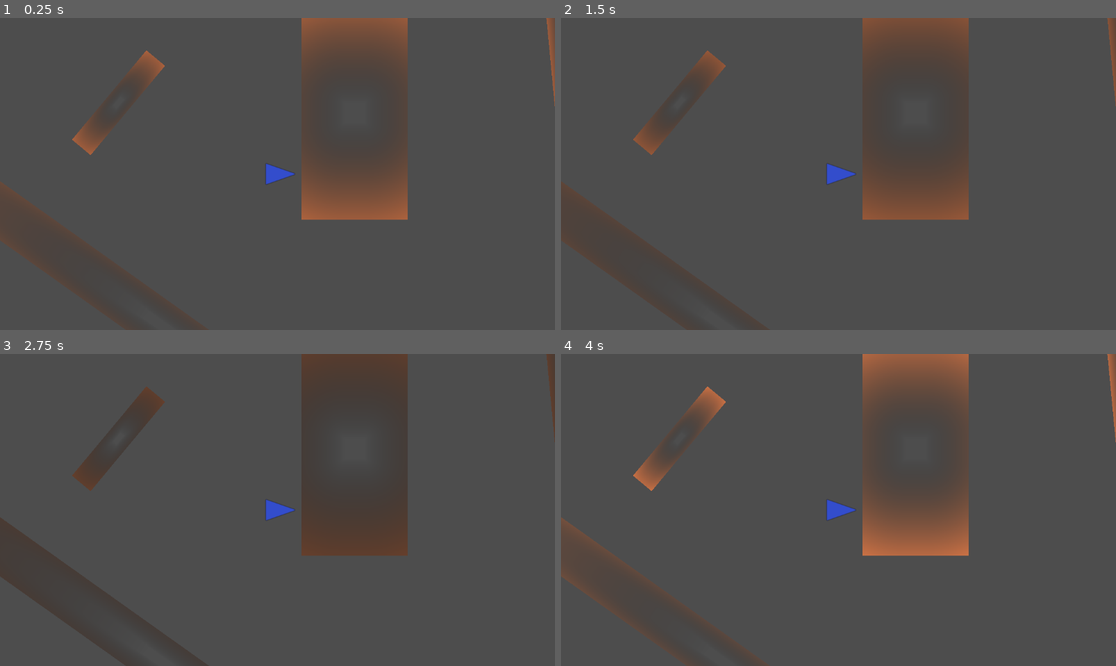
Above: before the commit, frames 1-4 (two rows, left to right).
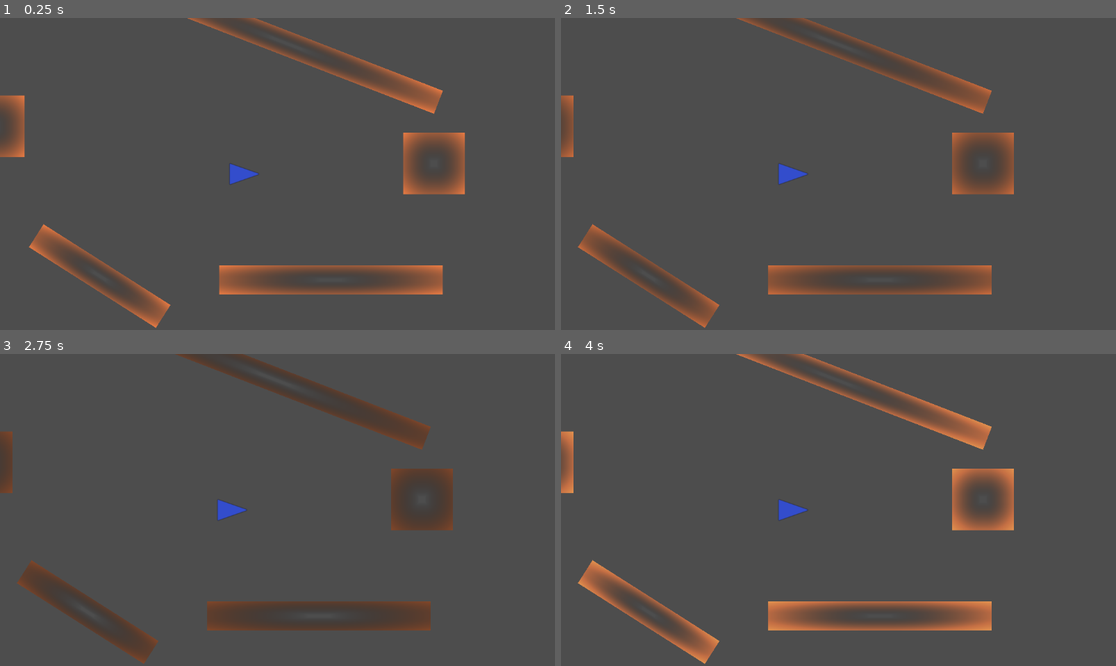
Above: after the commit, the same moments.

Repository: ianstranathan/shoo-tay-shoo-tay
Game: Godot game, scene res://main.tscn
The game is run twice, just before and just after one commit, with the same random seed, the same clock (stepped at 60 frames per second) and the same inputs. The engine's default icon, where the game draws it, is replaced by a stand-in: a white triangle on a blue panel in a dark square.
Inputs:
- Up to frame 1 (0.25 s): no input
- Up to frame 2 (1.5 s): no input
- Up to frame 3 (2.75 s): no input
- Up to frame 4 (4 s): no input

The runs differ from the first frame. In frame 1, 14% of the frame differs, in the area x 0-100%, y 0-100%; in frame 2, 11%; in frame 3, 12%; in frame 4, 15%.

Commit message:
shootay mechanic first

Diff:
--- /dev/null
+++ b/camera/cam.gd
@@ -0,0 +1,11 @@
+extends Camera2D
+
+@export var target: Player
+
+
+func _ready() -> void:
+	assert( target )
+
+
+func _physics_process(delta: float) -> void:
+	global_position = global_position.move_toward(target.global_position + target.look_ahead_position(), 5.)
--- /dev/null
+++ b/components/shootay_collision_component.gd
@@ -0,0 +1,18 @@
+extends Node
+
+class_name ShootayCollisionComponent
+
+
+@export var affected_physics_body: PhysicsBody2D
+
+func _ready() -> void:
+	assert(affected_physics_body)
+
+
+func set_shootay_collision_mask(shootay_value: ShootayGlobals.ShootayValues):
+	if shootay_value == ShootayGlobals.ShootayValues.REFLECT:
+		affected_physics_body.set_collision_layer_value(ShootayGlobals.reflection_layer, true)
+		affected_physics_body.set_collision_layer_value(ShootayGlobals.transmission_layer, false)
+	elif shootay_value == ShootayGlobals.ShootayValues.TRANSMIT:
+		affected_physics_body.set_collision_layer_value(ShootayGlobals.transmission_layer, true)
+		affected_physics_body.set_collision_layer_value(ShootayGlobals.reflection_layer, false)
--- /dev/null
+++ b/components/shootay_color_component.gd
@@ -0,0 +1,19 @@
+extends Node
+
+class_name ShootayColorComponent
+
+@export var sprite: Sprite2D
+@export var reflect_col: Color = Color(1.0, 0.5, 0.25, 1.0)
+@export var transmit_col: Color = Color(0.4, 0.7, 1.0, 1.0)
+
+func _ready() -> void:
+	assert(sprite)
+
+
+# -- so, this => all shaders that are shootay applicable (material is on something
+#                that can interact with a shootay) must have src_col as a uniform
+func set_shootay_visual(shootay_value: ShootayGlobals.ShootayValues):
+	sprite.material.set_shader_parameter(
+		"src_col",
+		reflect_col if shootay_value == ShootayGlobals.ShootayValues.REFLECT else transmit_col
+	)
--- a/components/shootay_component.gd
+++ /dev/null
@@ -1,17 +0,0 @@
-extends Node
-
-class_name ShootayComponent
-
-enum ShootayValues{
-	REFLECT,
-	TRANSMIT
-}
-
-var shootay_val
-
-@export var reflect_col: Color = Color(1.0, 0.5, 0.25, 1.0)
-@export var transmit_col: Color = Color(0.5, 1.0, 0.25, 1.0)
-@export var sprite: Sprite2D
-
-func _ready() -> void:
-	assert(sprite)
--- a/main.tscn
+++ b/main.tscn
@@ -1,8 +1,9 @@
-[gd_scene load_steps=4 format=3 uid="uid://cnjs673hgk6wm"]
+[gd_scene load_steps=5 format=3 uid="uid://cnjs673hgk6wm"]
 
 [ext_resource type="Script" uid="uid://dh3eb0dp4nb87" path="res://level.gd" id="1_0xm2m"]
 [ext_resource type="PackedScene" uid="uid://c2eah12q8mrq" path="res://player/player.tscn" id="1_ig7tw"]
 [ext_resource type="PackedScene" uid="uid://cj04j618yr5oc" path="res://wall/wall.tscn" id="2_h2yge"]
+[ext_resource type="Script" uid="uid://dbx6y30r5vrjs" path="res://camera/cam.gd" id="4_1bvp3"]
 
 [node name="Main" type="Node"]
 
@@ -10,23 +11,27 @@
 script = ExtResource("1_0xm2m")
 
 [node name="Wall" parent="Level" instance=ExtResource("2_h2yge")]
-position = Vector2(641, 39)
-rotation = 1.47685
-scale = Vector2(-109.657, 0.217309)
+position = Vector2(400, -22)
 
 [node name="Wall2" parent="Level" instance=ExtResource("2_h2yge")]
-position = Vector2(160, -127)
+position = Vector2(94, -271)
+rotation = 0.369476
+scale = Vector2(5.28, 0.399999)
 
 [node name="Wall3" parent="Level" instance=ExtResource("2_h2yge")]
-position = Vector2(-330, -148)
-rotation = 0.694138
-scale = Vector2(0.22869, 0.542734)
+position = Vector2(-514, -99)
 
 [node name="Wall4" parent="Level" instance=ExtResource("2_h2yge")]
-position = Vector2(-193, 349)
-rotation = -0.951975
-scale = Vector2(0.455968, 4.43747)
+position = Vector2(-294, 212)
+rotation = 0.566727
+scale = Vector2(-2.44, 0.44)
 
-[node name="Camera2D" type="Camera2D" parent="."]
+[node name="Wall5" parent="Level" instance=ExtResource("2_h2yge")]
+position = Vector2(186, 220)
+scale = Vector2(3.63075, 0.466282)
 
 [node name="Player" parent="." instance=ExtResource("1_ig7tw")]
+
+[node name="Camera2D" type="Camera2D" parent="." node_paths=PackedStringArray("target")]
+script = ExtResource("4_1bvp3")
+target = NodePath("../Player")
--- /dev/null
+++ b/particle_effects/reflect_impact.tscn
@@ -0,0 +1,44 @@
+[gd_scene load_steps=8 format=3 uid="uid://cs31i6qkf742h"]
+
+[ext_resource type="Texture2D" uid="uid://c6jglv68yh3bv" path="res://assets/floaty_64.png" id="1_q4a5p"]
+
+[sub_resource type="CanvasItemMaterial" id="CanvasItemMaterial_q4a5p"]
+blend_mode = 1
+particles_animation = true
+particles_anim_h_frames = 7
+particles_anim_v_frames = 7
+particles_anim_loop = true
+
+[sub_resource type="Gradient" id="Gradient_q4a5p"]
+colors = PackedColorArray(1, 1, 1, 1, 1, 1, 1, 0.221)
+
+[sub_resource type="GradientTexture1D" id="GradientTexture1D_dcbg8"]
+gradient = SubResource("Gradient_q4a5p")
+
+[sub_resource type="Curve" id="Curve_o3p7k"]
+_data = [Vector2(0, 1), 0.0, 0.0, 0, 0, Vector2(1, 0.168539), 0.0, 0.0, 0, 0]
+point_count = 2
+
+[sub_resource type="CurveTexture" id="CurveTexture_5woo4"]
+curve = SubResource("Curve_o3p7k")
+
+[sub_resource type="ParticleProcessMaterial" id="ParticleProcessMaterial_q4a5p"]
+particle_flag_disable_z = true
+initial_velocity_min = 200.0
+initial_velocity_max = 300.0
+gravity = Vector3(0, 0, 0)
+scale_min = 3.0
+scale_max = 5.0
+scale_curve = SubResource("CurveTexture_5woo4")
+color_ramp = SubResource("GradientTexture1D_dcbg8")
+
+[node name="ReflectImpact" type="GPUParticles2D"]
+material = SubResource("CanvasItemMaterial_q4a5p")
+emitting = false
+amount = 12
+texture = ExtResource("1_q4a5p")
+one_shot = true
+speed_scale = 2.0
+explosiveness = 0.7
+randomness = 0.4
+process_material = SubResource("ParticleProcessMaterial_q4a5p")
--- a/player/aim_visual/aim_visual.gdshader
+++ b/player/aim_visual/aim_visual.gdshader
@@ -32,7 +32,7 @@
 	p.x = mod1(p.x, 0.8);
 	float mask = sdMoon(p, -0.25 + 0.2 * UV.x * UV.x, 0.4, 0.4);
 	float sm_mask = 1. - smoothstep(0., 0.1, mask);
-	vec3 col = vec3(0., 1., 0.) + abs(sin(UV.x - 4. * TIME));
+	vec3 col = vec3(1.0) + abs(sin(2. * UV.x - 6. * TIME));
 	col *= sm_mask;
 	float _alpha = (0.5 * _scale + 0.1) * sm_mask * mix(1., 0.1, UV.x);
 	COLOR = vec4(col, _alpha);
--- a/player/player.gd
+++ b/player/player.gd
@@ -1,4 +1,6 @@
 extends CharacterBody2D
+
+class_name Player
 
 @export_category("Movement")
 var move_dir: Vector2 = Vector2.ZERO
@@ -8,20 +10,16 @@
 @export var aiming_sprite: Sprite2D
 @export var shooting_line_scale: float = 3.0
 @onready var tex_size :Vector2i = $Sprite2D.texture.get_size()
+@export var look_ahead_dist = 100.0
 
-
-@onready var player_sprite_tex_size: Vector2i = $Sprite2D.texture.get_size()
 # ------------------------------------
+@onready var _player_tex_size: Vector2 = $Sprite2D2.texture.get_size()
 
 var _aim_dir: Vector2 = Vector2.RIGHT
 var _last_aim_dir := _aim_dir
 
-var shootay: PackedScene = preload("res://shootay/shootay.tscn")
+var shootay_scene: PackedScene = preload("res://shootay/shootay.tscn")
 
-enum ShootayValues{
-	REFLECT,
-	TRANSMIT
-}
 
 func _ready() -> void:
 	assert(aiming_sprite)
@@ -50,6 +48,11 @@
 
 
 func _physics_process(delta: float) -> void:
+	if Input.is_action_just_pressed("shoot reflect"):
+		shoot_shootay(ShootayGlobals.ShootayValues.REFLECT)
+	elif Input.is_action_just_pressed("shoot transmit"):
+		shoot_shootay(ShootayGlobals.ShootayValues.TRANSMIT)
+
 	# ---------------------------- Turn
 	var dir = _last_aim_dir.normalized();
 	var angle = Vector2.RIGHT.angle_to( dir )
@@ -64,12 +67,15 @@
 	$Sprite2D.material.set_shader_parameter("is_flashing", 1.0 if b else 0.0)
 
 
-
-func _input(event: InputEvent) -> void:
-	if event.is_action_pressed("shoot reflect"):
-		pass#shoot_shootay(ShootayValues.REFLECT)
+func look_ahead_position() -> Vector2:
+	return look_ahead_dist * _last_aim_dir.normalized()
 
 
-#func shoot_shootay(v:ShootayValues):
-	#var shootay_scene = shootay.instantiate()
-	#shootay_scene.
+func shoot_shootay(shootay_value:ShootayGlobals.ShootayValues):
+	var shootay = shootay_scene.instantiate()
+	get_tree().root.add_child(shootay)
+	# -- offset it past the player
+	shootay.global_position = (global_position +
+							   _last_aim_dir.normalized() * _player_tex_size.x / 2.0)
+	# -- shoot
+	shootay.shoot(_last_aim_dir, shootay_value)
--- a/player/player.tscn
+++ b/player/player.tscn
@@ -15,6 +15,8 @@
 shader_parameter/_scale = 1.0
 
 [node name="Player" type="CharacterBody2D" node_paths=PackedStringArray("aiming_sprite")]
+collision_layer = 2
+collision_mask = 13
 script = ExtResource("1_yw30f")
 aiming_sprite = NodePath("Sprite2D2")
 
@@ -30,8 +32,6 @@
 
 [node name="DamageFlashingTimer" type="Timer" parent="."]
 
-[node name="Camera2D" type="Camera2D" parent="."]
-
 [node name="Sprite2D2" type="Sprite2D" parent="."]
 material = SubResource("ShaderMaterial_qjkh3")
 texture = ExtResource("1_rkbax")
--- a/project.godot
+++ b/project.godot
@@ -14,6 +14,15 @@
 run/main_scene="uid://cnjs673hgk6wm"
 config/features=PackedStringArray("4.4", "Forward Plus")
 config/icon="res://icon.svg"
+
+[autoload]
+
+ShootayGlobals="*res://singletons/shootay_globals.gd"
+
+[global_group]
+
+Reflect=""
+Transmit=""
 
 [input]
 
@@ -72,3 +81,10 @@
 "events": [Object(InputEventKey,"resource_local_to_scene":false,"resource_name":"","device":-1,"window_id":0,"alt_press …(195 unchanged characters)…
 ]
 }
+
+[layer_names]
+
+2d_physics/layer_1="Level"
+2d_physics/layer_2="Player"
+2d_physics/layer_3="ShootayReflect"
+2d_physics/layer_4="ShootayTransmit"
--- a/shootay/shootay.gd
+++ b/shootay/shootay.gd
@@ -1,14 +1,74 @@
 extends Node2D
 
+class_name Shootay
+
+var shootay_value: ShootayGlobals.ShootayValues
 
 var vel: Vector2 = Vector2.ZERO
-var accl: Vector2 = Vector2.ZERO
-
+var dist: float = 0.0
+@export var MAX_DISTANCE: float = 10000
+@export var SHOOTING_SPEED: float = 600.0
 @onready var ray = $RayCast2D
 
-func _ready() -> void:
-	$Area2D.body_entered.connect( transmit_or_reflect )
 
-func transmit_or_reflect( body ) -> void:
-	if body.is_in_group( "reflect" ):
+#func _ready() -> void:
+	#$Area2D.area_entered.connect( on_area_entered )
+
+
+func _physics_process(delta: float) -> void:
+	var delta_pos = vel * delta
+	dist += delta_pos.length()
+	global_position += delta_pos
+	if dist > MAX_DISTANCE:
+		queue_free()
+
+	if ray.is_colliding():
 		vel = vel.bounce(ray.get_collision_normal())
+		rotation_from_velocity_vector( vel )
+
+
+#func on_area_entered( area: Area2D ):
+	#if area.get_parent() is Shootay and area.get_parent().shootay_value != shootay_value:
+		#explode()
+
+
+func shoot(dir: Vector2, _shootay_val: ShootayGlobals.ShootayValues):
+	shootay_value = _shootay_val
+	$ShootayColorComponent.set_shootay_visual( shootay_value )
+	set_shootay_collision_layer()
+	vel = dir.normalized() * SHOOTING_SPEED
+	rotation_from_velocity_vector( dir )
+
+
+func rotation_from_velocity_vector(dir: Vector2):
+	var angle = Vector2.RIGHT.angle_to( dir )
+	global_rotation = angle
+
+
+func set_shootay_collision_layer():
+	var _layer_to_turn_on: ShootayGlobals.ShootayValues
+	var _layer_to_turn_off: ShootayGlobals.ShootayValues
+
+	if shootay_value == ShootayGlobals.ShootayValues.REFLECT:
+		_layer_to_turn_on = ShootayGlobals.reflection_layer
+		_layer_to_turn_off = ShootayGlobals.transmission_layer
+	else:
+		_layer_to_turn_on = ShootayGlobals.transmission_layer
+		_layer_to_turn_off = ShootayGlobals.reflection_layer
+
+	$Area2D.set_collision_layer_value(_layer_to_turn_on, true)
+	$Area2D.set_collision_layer_value(_layer_to_turn_off, false)
+	ray.set_collision_mask_value(_layer_to_turn_on, true)
+	ray.set_collision_mask_value(_layer_to_turn_off, false)
+
+#func resolve_raycast_collision(_collider: CollisionObject2D):
+	# var _layer = _collider.collision_layer
+	# -- if the shootay is a reflection shootay && the
+	# -- coll object is a reflection object (color  and collision match the
+	# -- shootay's, reflect, otherwise, transmit
+	#if (shootay_value == ShootayGlobals.ShootayValues.REFLECT and
+		#_layer == ShootayGlobals.reflection_layer):
+
+
+func explode():
+	pass
--- a/shootay/shootay.tscn
+++ b/shootay/shootay.tscn
@@ -1,11 +1,12 @@
-[gd_scene load_steps=8 format=3 uid="uid://dk0m7l3rcqawa"]
+[gd_scene load_steps=9 format=3 uid="uid://dk0m7l3rcqawa"]
 
 [ext_resource type="Script" uid="uid://bjredwy06qa1w" path="res://shootay/shootay.gd" id="1_d4aeq"]
 [ext_resource type="Texture2D" uid="uid://b1w0gbwdaabal" path="res://shootay/01.png" id="1_dwr3s"]
 [ext_resource type="Shader" uid="uid://cv51ksm2y24ik" path="res://shootay/shootay.gdshader" id="1_ht0ly"]
+[ext_resource type="Script" uid="uid://cexxvyi72nkrp" path="res://components/shootay_color_component.gd" id="4_vvgca"]
 
-[sub_resource type="CircleShape2D" id="CircleShape2D_b1vgx"]
-radius = 16.1245
+[sub_resource type="CapsuleShape2D" id="CapsuleShape2D_vvgca"]
+height = 68.0
 
 [sub_resource type="FastNoiseLite" id="FastNoiseLite_ht0ly"]
 
@@ -13,25 +14,37 @@
 noise = SubResource("FastNoiseLite_ht0ly")
 
 [sub_resource type="ShaderMaterial" id="ShaderMaterial_d4aeq"]
+resource_local_to_scene = true
 shader = ExtResource("1_ht0ly")
 shader_parameter/noiseTexture = SubResource("NoiseTexture2D_d4aeq")
 shader_parameter/instance_time_seed = 0.0
 shader_parameter/noise_seed = 0.0
-shader_parameter/src_col = Color(1, 0.5, 0.25, 1)
+shader_parameter/src_col = Color(0.401419, 0.677749, 0.986424, 1)
 
-[node name="Node2D" type="Node2D"]
+[node name="Shootay" type="Node2D"]
 script = ExtResource("1_d4aeq")
 
 [node name="Area2D" type="Area2D" parent="."]
+collision_layer = 4
+collision_mask = 15
 
 [node name="CollisionShape2D" type="CollisionShape2D" parent="Area2D"]
-shape = SubResource("CircleShape2D_b1vgx")
+position = Vector2(0, -4)
+rotation = 1.5708
+shape = SubResource("CapsuleShape2D_vvgca")
 
 [node name="Sprite2D" type="Sprite2D" parent="."]
 material = SubResource("ShaderMaterial_d4aeq")
+scale = Vector2(3, 2)
 texture = ExtResource("1_dwr3s")
 
 [node name="RayCast2D" type="RayCast2D" parent="."]
-enabled = false
 target_position = Vector2(40, 0)
+collision_mask = 2
 collide_with_areas = true
+metadata/_edit_group_ = true
+
+[node name="ShootayColorComponent" type="Node" parent="." node_paths=PackedStringArray("sprite")]
+script = ExtResource("4_vvgca")
+sprite = NodePath("../Sprite2D")
+metadata/_custom_type_script = "uid://cexxvyi72nkrp"
--- /dev/null
+++ b/singletons/shootay_globals.gd
@@ -0,0 +1,12 @@
+extends Node
+
+
+var reflection_layer: int = 3
+var transmission_layer: int = 4
+
+enum ShootayValues{
+	REFLECT,
+	TRANSMIT
+}
+
+@onready var valid_shootay_vals = ShootayValues.values()
--- a/wall/wall.gd
+++ b/wall/wall.gd
@@ -1 +1,15 @@
 extends Node2D
+
+
+@export_enum("REFLECT", "TRANSMIT") var shootay_value: int:
+	set = set_shootay_components
+
+
+func _ready() -> void:
+	set_shootay_components( shootay_value )
+
+
+func set_shootay_components(val:int):
+	assert( val in ShootayGlobals.valid_shootay_vals)
+	$ShootayCollisionComponent.set_shootay_collision_mask(val)
+	$ShootayColorComponent.set_shootay_visual(val)
--- a/wall/wall.gdshader
+++ b/wall/wall.gdshader
@@ -5,8 +5,10 @@
     vec2 d = abs(p)-b;
     return length(max(d,0.0)) + min(max(d.x,d.y),0.0);
 }
-const vec3 outline_col = vec3(1.0, 0.5, 0.25);
 uniform float aspect_ratio = 2.;
+
+uniform vec4 src_col: source_color =  vec4(1.0, 0.5, 0.25, 1.0);
+
 //void fragment(){
 	//vec2 uv = 2. * UV - 1.;
 	//uv.x *= aspect_ratio;
@@ -26,6 +28,6 @@
 	uv.x *= dims.x / dims.y;
 	float v = sdBox(uv, vec2(0.1, 0.1));
 	v = pow(v, 0.8);
-	vec3 col = v * outline_col +  0.5 * sin(2. * TIME) * v * outline_col;
+	vec3 col = (v +  0.5 * sin(2. * TIME) * v )  *  src_col.xyz;
 	COLOR = 0.7 * vec4(col, v);
 }
--- a/wall/wall.tscn
+++ b/wall/wall.tscn
@@ -1,40 +1,43 @@
-[gd_scene load_steps=8 format=3 uid="uid://cj04j618yr5oc"]
+[gd_scene load_steps=9 format=3 uid="uid://cj04j618yr5oc"]
 
 [ext_resource type="Script" uid="uid://bq4kk2idupoin" path="res://wall/wall.gd" id="1_1w5xe"]
 [ext_resource type="Shader" uid="uid://b65iu3i8004op" path="res://wall/wall.gdshader" id="1_6wk7l"]
 [ext_resource type="Texture2D" uid="uid://drnculf3qedkj" path="res://icon.svg" id="1_sef87"]
 [ext_resource type="Script" uid="uid://ba53qtln0lqb6" path="res://wall/scaling_tool_script.gd" id="4_8s4k5"]
-[ext_resource type="Script" uid="uid://b08b55lml2xwy" path="res://components/shootay_component.gd" id="4_qswlj"]
+[ext_resource type="Script" uid="uid://b08b55lml2xwy" path="res://components/shootay_collision_component.gd" id="5_rtv6b"]
+[ext_resource type="Script" uid="uid://cexxvyi72nkrp" path="res://components/shootay_color_component.gd" id="6_k3yxg"]
 
 [sub_resource type="RectangleShape2D" id="RectangleShape2D_qswlj"]
-size = Vector2(219.75, 444.968)
+size = Vector2(128, 128)
 
 [sub_resource type="ShaderMaterial" id="ShaderMaterial_1w5xe"]
 shader = ExtResource("1_6wk7l")
 shader_parameter/aspect_ratio = 2.0
-shader_parameter/dims = Vector2(219.75, 444.968)
+shader_parameter/src_col = Color(1, 0.5, 0.25, 1)
+shader_parameter/dims = Vector2(128, 128)
 
 [node name="Wall" type="Node2D"]
 script = ExtResource("1_1w5xe")
 
 [node name="StaticBody2D" type="StaticBody2D" parent="."]
+collision_layer = 0
+collision_mask = 2
 
 [node name="CollisionShape2D" type="CollisionShape2D" parent="StaticBody2D"]
 shape = SubResource("RectangleShape2D_qswlj")
 
-[node name="Area2D" type="Area2D" parent="."]
-
-[node name="CollisionShape2D" type="CollisionShape2D" parent="Area2D"]
-shape = SubResource("RectangleShape2D_qswlj")
-
 [node name="Sprite2D" type="Sprite2D" parent="." node_paths=PackedStringArray("collision_shape_to_scale_with")]
 material = SubResource("ShaderMaterial_1w5xe")
-scale = Vector2(1.7168, 3.47631)
 texture = ExtResource("1_sef87")
 script = ExtResource("4_8s4k5")
-collision_shape_to_scale_with = NodePath("../Area2D/CollisionShape2D")
+collision_shape_to_scale_with = NodePath("../StaticBody2D/CollisionShape2D")
 
-[node name="ShootayComponent" type="Node" parent="." node_paths=PackedStringArray("sprite")]
-script = ExtResource("4_qswlj")
+[node name="ShootayCollisionComponent" type="Node" parent="." node_paths=PackedStringArray("affected_physics_body")]
+script = ExtResource("5_rtv6b")
+affected_physics_body = NodePath("../StaticBody2D")
+metadata/_custom_type_script = "uid://b08b55lml2xwy"
+
+[node name="ShootayColorComponent" type="Node" parent="." node_paths=PackedStringArray("sprite")]
+script = ExtResource("6_k3yxg")
 sprite = NodePath("../Sprite2D")
-metadata/_custom_type_script = "uid://b08b55lml2xwy"
+metadata/_custom_type_script = "uid://cexxvyi72nkrp"
Binary file added: assets/floaty_64.png
Not shown, added: assets/floaty_64.png.import
Not shown, added: camera/cam.gd.uid
Renamed: components/shootay_component.gd.uid -> components/shootay_collision_component.gd.uid
Not shown, added: components/shootay_color_component.gd.uid
Not shown, added: singletons/shootay_globals.gd.uid
